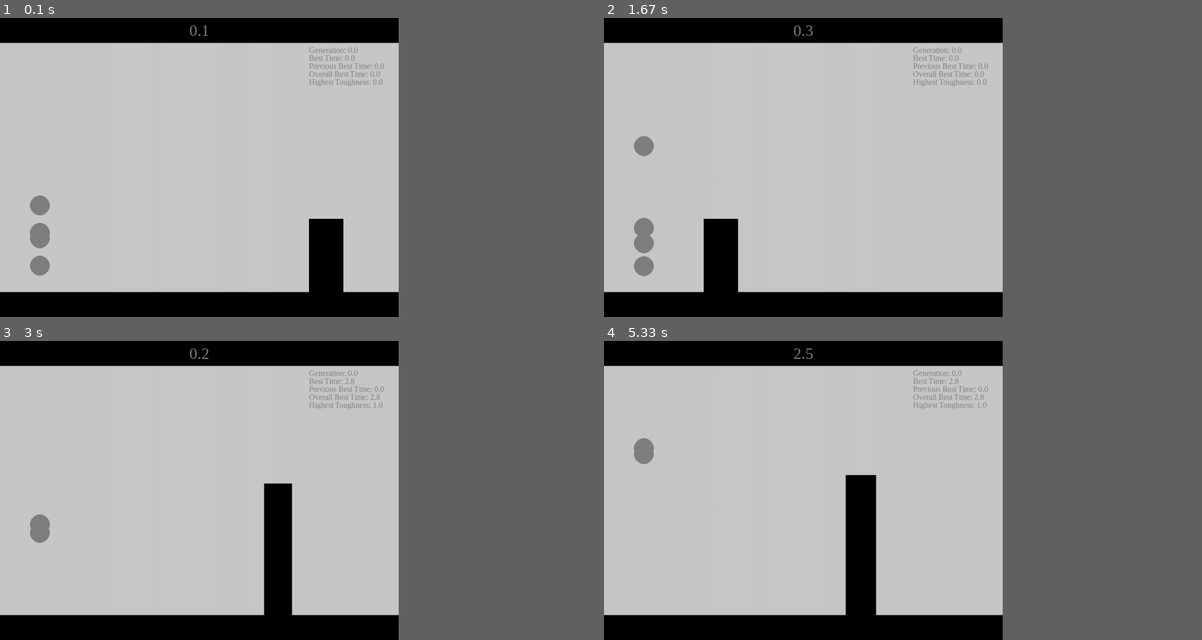
Above: before the commit, frames 1-4 (two rows, left to right).
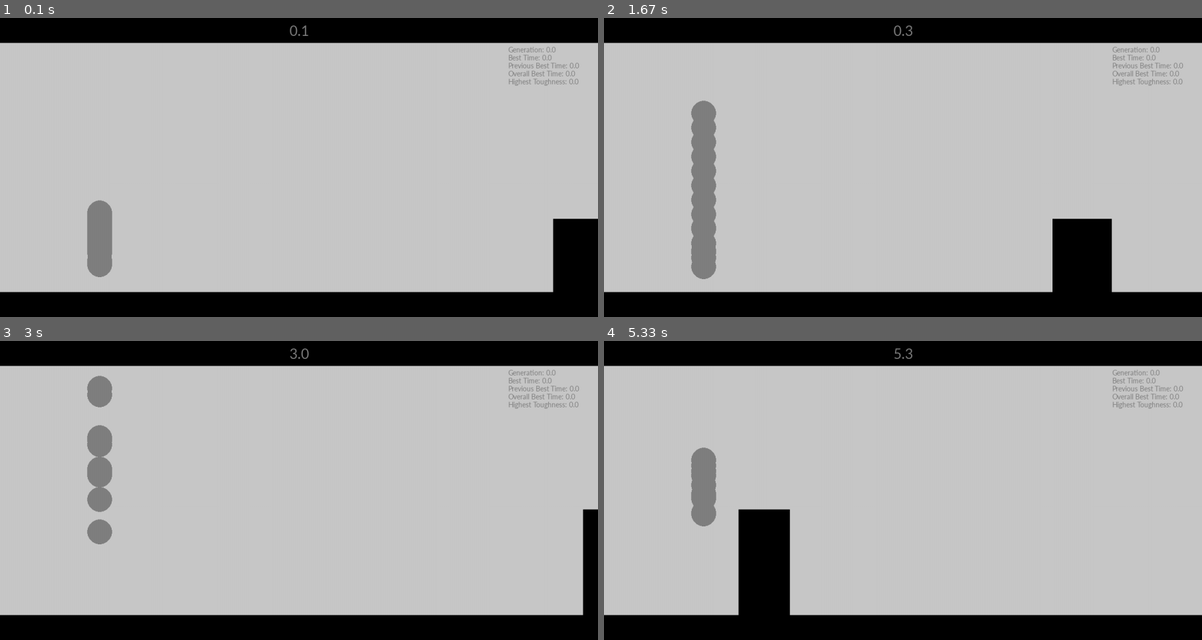
Above: after the commit, the same moments.

Repository: philmuri/GA-project
Game: pygame game, started from game_logic.py
The game is run twice, just before and just after one commit, with the same random seed, the same clock (stepped at 60 frames per second) and the same inputs.
Inputs:
- Up to frame 1 (0.1 s): no input
- Up to frame 2 (1.67 s): hold P 0.33-0.8 s
- Up to frame 3 (3 s): hold P 1.83-2.3 s
- Up to frame 4 (5.33 s): tap P at 3.33 s; hold P 4.67-5.13 s
In our replay, the window is 600x450 before the commit and 900x450 after it. These sizes can differ from the game's own. Grey fills any space a smaller window leaves; there, only what the larger window draws over its background counts as a difference.

The runs differ from the first frame. In frame 1, 11% of the frame differs, in the area x 5-100%, y 0-100%; in frame 2, 13%; in frame 3, 11%; in frame 4, 13%.

Commit message:
refactor: some initial refactoring with autopep8

Diff:
--- a/game_logic.py
+++ b/game_logic.py
@@ -6,17 +6,18 @@
 from typing import List, Dict, Any
 from pathlib import Path
 
-# Constants: Game
-WIDTH, HEIGHT = 800, 600
+# Global Variables
+WIDTH = 1200
+HEIGHT = 600
 BASE_HEIGHT = 50
 
-OBSTACLE_WIDTH_MIN = 50
-OBSTACLE_WIDTH_MAX = 100
+OBSTACLE_WIDTH_MIN = 100
+OBSTACLE_WIDTH_MAX = 150
 OBSTACLE_HEIGHT_MIN = 50
 OBSTACLE_HEIGHT_MAX = 300
 
-PLAYER_START_POSITION = 80
-PLAYER_RADIUS = 20
+PLAYER_START_POSITION = 200
+PLAYER_RADIUS = 25
 PLAYER_JUMP_COOLDOWN = 0.25
 
 BG_COLOR = (200, 200, 200)
@@ -26,17 +27,17 @@
 PLAYER_DEATH_COLOR = (255, 0, 0)
 FONT_COLOR = (128, 128, 128)
 FONT_SIZE = 16
-FONT_TYPE = 'Times New Roman'
-
-OBSTACLE_SPEED = 15
+FONT_TYPE = 'Calibri'
+
+OBSTACLE_SPEED = 10
 GRAVITY = 0.5
 JUMP_FORCE = -10
 
-GAME_FPS = 120
-
-# Constants: Genetic Algorithm
-POPULATION_SIZE = 4
-MUTATION_RATE = 1
+GAME_FPS = 90
+
+# Global Variables: GA
+POPULATION_SIZE = 30
+MUTATION_RATE = 0.5
 MUTATION_SIZE_FACTOR = 1
 KEEP_PARENTS = 2
 
@@ -51,7 +52,8 @@
         self.jump_cooldown = PLAYER_JUMP_COOLDOWN
         self.last_jump_time = 0
         self.color = PLAYER_COLOR
-        self.genes = genes # for now its content are not explicit, but it must always be structured as a List[int] where [dist_rule, height_rule, jumpforce_rule]
+        # for now its content are not explicit, but it must always be structured as a List[int] where [dist_rule, height_rule, jumpforce_rule]
+        self.genes = genes
         self.init_time = time.time()
         self.is_animating = False
         self.animation_start_time = 0
@@ -60,13 +62,12 @@
         self.time_alive = 0
         self.toughness = toughness
 
-
     def draw(self, screen, color):
         """
         Draw the player in its current position or according to an animation.
         """
         if self.is_animating:
-            self.animation(screen) # separate draw animation
+            self.animation(screen)  # separate draw animation
         else:
             pg.draw.circle(screen, color, (self.x, self.y), self.radius)
 
@@ -76,7 +77,7 @@
         Also handles genetic algorithm player motion by calling jump() when should_jump() is True.
         """
         if self.is_animating:
-            pass # disable physics on animating player
+            pass  # disable physics on animating player
         else:
             self.gravity()
             self.y += self.vy
@@ -90,11 +91,12 @@
         """
         Simulate game physics as a constant gravitational downforce and player and base interaction.
         """
-        if self.y >= HEIGHT - BASE_HEIGHT - self.radius and self.vy >= 0: # if player near (or under) ground while having downward or no velocity, terminate jump and reset player to ground level with zero velocity
+        if self.y >= HEIGHT - BASE_HEIGHT - self.radius and self.vy >= 0:  # if player near (or under) ground while having downward or no velocity, terminate jump and reset player to ground level with zero velocity
             self.y = HEIGHT - BASE_HEIGHT - self.radius
             self.vy = 0
             self.is_jumping = False
-        else: # if in air and upward velocity, act with gravity (downward constant acceleration)
+        # if in air and upward velocity, act with gravity (downward constant acceleration)
+        else:
             self.vy += GRAVITY
 
     def jump(self):
@@ -112,26 +114,32 @@
         Handle collision events by evaluating player-obstacle Euclidean distance and player-roof distance.
         Returns True if colliding.
         """
-        dx = self.x - max(obstacle.x, min(self.x, obstacle.x + obstacle.width)) # a smart way to get the nearest x-coordinate of the obstacle to the player's center
-        dy = self.y - max(obstacle.y, min(self.y, obstacle.y + obstacle.height))
+        dx = self.x - max(obstacle.x, min(self.x, obstacle.x + obstacle.width)
+                          )  # a smart way to get the nearest x-coordinate of the obstacle to the player's center
+        dy = self.y - max(obstacle.y, min(self.y,
+                          obstacle.y + obstacle.height))
         dist = dx**2 + dy**2
-        return dist < self.radius**2 or self.y <= BASE_HEIGHT # also handles roof collision
-
-    def should_jump(self, obstacle): # for GA training only
+        return dist < self.radius**2 or self.y <= BASE_HEIGHT  # also handles roof collision
+
+    def should_jump(self, obstacle):  # for GA training only
         """
         Jump logic for genetic algorithm training, based on player proximity to obstacle in x and y direction (separately).
         This introduces functionality to the genes in the player chromosome and is the basis for the evolution process.
         (NOTE: for genetic algorithm part only)
         """
-        dist = obstacle.x - self.x # + when left of obstacle, - right when player center crossing obstacle
-        height_diff = self.y - obstacle.y # + when below obstacle, - when player center crossing above obstacle
-        if (dist + obstacle.width >= 0 and dist <= self.genes[0]): # player ignores current obstacle distance once the center passes its right side. player jumps before then only if also its distance to obstacle is less than the gene-specified value
+        dist = obstacle.x - \
+            self.x  # + when left of obstacle, - right when player center crossing obstacle
+        # + when below obstacle, - when player center crossing above obstacle
+        height_diff = self.y - obstacle.y
+        # player ignores current obstacle distance once the center passes its right side. player jumps before then only if also its distance to obstacle is less than the gene-specified value
+        if (dist + obstacle.width >= 0 and dist <= self.genes[0]):
             return True
-        if (height_diff >= self.genes[1]): # if player is sufficiently below an obstacle, jump
+        # if player is sufficiently below an obstacle, jump
+        if (height_diff >= self.genes[1]):
             return True
         return False
 
-    def kill(self): # if kill is called, player object enters is_animating state and will cease to update() while draw() has a custom behavior (in this case moving with obstacle speed)
+    def kill(self):  # if kill is called, player object enters is_animating state and will cease to update() while draw() has a custom behavior (in this case moving with obstacle speed)
         """
         Kill a player by toggling the is_animating flag to True, which subsequently disables its physics in the update() method and enables a death animation in draw().
         Also sets the animation_start_time to be used by the animation() method for animation duration measurement.
@@ -150,37 +158,49 @@
             self.is_animating = False
         else:
             self.x -= OBSTACLE_SPEED
-            pg.draw.circle(screen, PLAYER_DEATH_COLOR, (self.x, self.y), self.radius)
+            pg.draw.circle(screen, PLAYER_DEATH_COLOR,
+                           (self.x, self.y), self.radius)
 
     def fitness_score(self):
-        return self.time_alive * (self.toughness + 1)
+        """
+        Fitness function for the genetic algorithm.
+        Currently modulated by the toughness (generations survived) of the player, with initially a large contribution which decays the longer the player has survived.
+        The idea is to favor the surviving player as a parent/solution for a little while longer than one generation on average, so as to counteract the randomness from
+        mutations. As the generations pass and the offspring starts to outperform the surviving player in time_alive, their fitness score should drop to give them less importance.
+        """
+        if self.toughness > 0:
+            return self.time_alive * (1 / self.toughness + 1)
+        else:
+            return self.time_alive
 
 
 class Obstacle:
-    def __init__(self): # obstacle height will be randomized
+    def __init__(self):  # obstacle height will be randomized
         self.width = np.random.randint(OBSTACLE_WIDTH_MIN, OBSTACLE_WIDTH_MAX)
-        self.height = np.random.randint(OBSTACLE_HEIGHT_MIN, OBSTACLE_HEIGHT_MAX)
+        self.height = np.random.randint(
+            OBSTACLE_HEIGHT_MIN, OBSTACLE_HEIGHT_MAX)
         self.x = WIDTH
         self.y = HEIGHT - BASE_HEIGHT - self.height
 
     def draw(self, screen):
-        pg.draw.rect(screen, OBSTACLE_COLOR, (self.x, self.y, self.width, self.height))
+        pg.draw.rect(screen, OBSTACLE_COLOR,
+                     (self.x, self.y, self.width, self.height))
 
     def update(self):
         if self.x + self.width <= 0:
-            self.__init__() # this might be bad practice
+            self.__init__()  # this might be bad practice
         self.x -= OBSTACLE_SPEED
 
 
-def save_data(file_names: List[str], data: List[Any], folder_name: str = None): # list lengths must match
-    if not folder_name: folder_name = 'GA_data'
+# list lengths must match
+def save_data(file_names: List[str], data: List[Any], folder_name: str = 'GA_data'):
     folder_path = Path(folder_name)
     folder_path.mkdir(exist_ok=True)
 
     for n, file_name in enumerate(file_names):
-        with open(folder_path / file_name,'w') as file:
-            for l in data[n]:
-                file.write(str(l) + '\n')
+        with open(folder_path / file_name, 'w') as file:
+            for line in data[n]:
+                file.write(str(line) + '\n')
 
 
 def render_info_text(screen, states: Dict, x: int, y: int):
@@ -189,12 +209,12 @@
     """
     font = pg.font.SysFont(FONT_TYPE, FONT_SIZE)
     for n, (k, v) in enumerate(states.items()):
-        text = font.render(f"{k}: {v:.1f}", True, FONT_COLOR) # Text
+        text = font.render(f"{k}: {v:.1f}", True, FONT_COLOR)  # Text
         y_offset = y + n * FONT_SIZE
         screen.blit(text, (x, y_offset))
 
 
-def render_timer(screen, round_time: str, x: int, y: int):
+def render_timer(screen, round_time: float, x: int, y: int):
     font = pg.font.SysFont(FONT_TYPE, FONT_SIZE * 2)
     text = font.render(f"{round_time:.1f}", True, FONT_COLOR)
     screen.blit(text, text.get_rect(center=(WIDTH//2, BASE_HEIGHT//2)))
@@ -249,15 +269,17 @@
 
             elif event.type == pg.KEYDOWN:
                 if event.key == pg.K_p:
-                        game_paused = not game_paused
-
+                    game_paused = not game_paused
 
         if not game_paused:
             # - Draw game elements each game tick
             screen.fill(BG_COLOR)
-            pg.draw.rect(screen, BASE_COLOR, (0, HEIGHT - BASE_HEIGHT, WIDTH, HEIGHT)) # Ground
-            pg.draw.rect(screen, BASE_COLOR, (0, 0, WIDTH, BASE_HEIGHT)) # Roof
-            render_info_text(screen, ga_states, WIDTH - 180, BASE_HEIGHT + 5) # magic numbers yes
+            pg.draw.rect(screen, BASE_COLOR, (0, HEIGHT -
+                         BASE_HEIGHT, WIDTH, HEIGHT))  # Ground
+            pg.draw.rect(screen, BASE_COLOR,
+                         (0, 0, WIDTH, BASE_HEIGHT))  # Roof
+            render_info_text(screen, ga_states, WIDTH - 180,
+                             BASE_HEIGHT + 5)  # magic numbers yes
             render_timer(screen, round_time, 0, 0)
             # - Update players and obstacle
             for player in population:
@@ -275,12 +297,14 @@
 
             # - Handle case when all players are dead
             if all(player.is_dead for player in population):
-                game_paused = True # NOTE: not necessary anymore
 
                 # -- GENETIC ALGORITHM: Evolve current generation and intialize new generation --
-                best_players = heapq.nlargest(KEEP_PARENTS, population, key=lambda player: (player.fitness_score()))
-                best_times = [best_player.time_alive for best_player in best_players]
-                best_genes = [best_player.genes for best_player in best_players]
+                best_players = heapq.nlargest(
+                    KEEP_PARENTS, population, key=lambda player: (player.fitness_score()))
+                best_times = [
+                    best_player.time_alive for best_player in best_players]
+                best_genes = [
+                    best_player.genes for best_player in best_players]
 
                 # - Update all player toughness (NOTE: Temporary implementation until I find a 'cleaner' way)
                 new_toughness = [0] * len(population)
@@ -292,14 +316,20 @@
                     new_toughness[i] = player.toughness
 
                 # - Store data
-                best_solution_times.append([n_generation, id(best_players), best_times, best_genes])
-                genes_over_generations.append([n_generation, [[id(player), player.genes[:]] for player in population]])
-                times_over_generations.append([n_generation, [[id(player), player.time_alive] for player in population]])
-                toughness_over_generations.append([n_generation, [[id(player), player.toughness] for player in population]])
+                best_solution_times.append(
+                    [n_generation, id(best_players), best_times, best_genes])
+                genes_over_generations.append(
+                    [n_generation, [[id(player), player.genes[:]] for player in population]])
+                times_over_generations.append(
+                    [n_generation, [[id(player), player.time_alive] for player in population]])
+                toughness_over_generations.append(
+                    [n_generation, [[id(player), player.toughness] for player in population]])
 
                 # - Update text display info variables
-                if n_generation > 0: previous_best_solution = max(best_solution_times[-2][2])
-                overall_best_solution = max([max(solution[2]) for solution in best_solution_times])
+                if n_generation > 0:
+                    previous_best_solution = max(best_solution_times[-2][2])
+                overall_best_solution = max(
+                    [max(solution[2]) for solution in best_solution_times])
                 ga_states["Generation"] = n_generation
                 ga_states["Best Time"] = max(best_times)
                 ga_states["Previous Best Time"] = previous_best_solution
@@ -308,7 +338,8 @@
 
                 # - Crossover
                 for player in population:
-                    player.genes = list(np.mean(np.array(best_genes), axis=0)) # use average for chromosome crossover
+                    # use average for chromosome crossover
+                    player.genes = list(np.mean(np.array(best_genes), axis=0))
 
                 # - Mutations
                 mutated_genes = []
@@ -316,9 +347,13 @@
                     for n in range(len(player.genes)):
                         if np.random.rand() <= MUTATION_RATE:
                             if n <= 1:
-                                player.genes[n] += int(np.random.normal(0, 2 * MUTATION_SIZE_FACTOR)) # TBD: the lower and upper limits should be constants with appropriate name
+                                # TBD: the lower and upper limits should be constants with appropriate name
+                                player.genes[n] += int(np.random.normal(0,
+                                                       2 * MUTATION_SIZE_FACTOR))
                             if n == 2:
-                                player.genes[n] += int(np.random.normal(0, 1 * MUTATION_SIZE_FACTOR)) # 1 st.dev. is roughly [-4, 4]
+                                # 1 st.dev. is roughly [-4, 4]
+                                player.genes[n] += int(np.random.normal(0,
+                                                       1 * MUTATION_SIZE_FACTOR))
                     mutated_genes.append(player.genes[:])
 
                 # - Reset attributes (NOTE: dirty method for now; TBD: add reset methods to each class that properly and safely handle attribute resetting)
@@ -329,8 +364,6 @@
                 n_generation += 1
                 round_time = 0
 
-                game_paused = False
-
             pg.display.flip()
 
         game_tick = clock.tick(GAME_FPS)
@@ -338,64 +371,6 @@
 
     pg.quit()
     sys.exit()
-
-
-
-
-# -- STANDARD GAME --
-def reset_game(player, obstacle):
-    player.__init__()
-    obstacle.__init__()
-
-
-def run_game():
-    # Initialize game
-    pg.init()
-    clock = pg.time.Clock()
-    player = Player()
-    obstacle = Obstacle()
-    screen = pg.display.set_mode((WIDTH, HEIGHT))
-    pg.display.set_caption("Obstacle Jumping")
-
-    # Run game
-    game_running = True
-    game_paused = False
-
-    while game_running: # handle game events first
-        for event in pg.event.get():
-            if event.type == pg.QUIT:
-                game_running = False
-            elif event.type == pg.KEYDOWN:
-                if event.key == pg.K_SPACE:
-                    player.jump()
-                elif event.key == pg.K_p:
-                    game_paused = not game_paused
-
-        if not game_paused:
-
-            screen.fill(BG_COLOR)
-            pg.draw.rect(screen, BASE_COLOR, (0, HEIGHT - BASE_HEIGHT, WIDTH, HEIGHT)) # draw baseplate
-
-            # Update game objects: update player position, update obstacle position
-            player.update()
-            obstacle.update()
-
-            # Handle collision event
-            if player.is_colliding(obstacle):
-                time.sleep(1)
-                reset_game(player, obstacle)
-
-            # Draw objects
-            player.draw(screen)
-            obstacle.draw(screen)
-
-            pg.display.flip() # update screen display
-
-        clock.tick(60) # frames per second
-
-    pg.quit()
-    sys.exit()
-
 
 
 if __name__ == '__main__':
@@ -411,6 +386,11 @@
 - Error handling:
     - KEEP_PARENTS <= POPULATION_SIZE
     - Negative inputs and general non-physical inputs can be treated later (if ever...)
+
+
+- IMPORTANT: Add another gene being the height to the ceiling
+- IMPORTANT: If this still doesn't train properly, replace current fitness function with actual neural network structure. See https://github.com/felschatz/Sloppy-Block/blob/master/bird.py
+
 - Initialize players with a unique random color tied to their memory address (accessible with id(player))
 - DATA: Define function that creates folder and stores a csv style file (using pandas) containing the following columns for EACH player ID (us eid() for unique identifier from memory address):
     - Generations: Current generation (row 1 is generation 1, row 2 is 2 and so on)
@@ -422,7 +402,8 @@
     - Best solution time overall
     - Highest toughness overall
     - Highest value of fitness function
-- Add a system that penalizes flying forever + make jump cooldown another gene?
+- Add a system that penalizes flying forever + make jump cooldown another gene?  --> YES
 - Add a GUI for starting game and restarting game. Start game will show up when game is first booted, restart game will shwo up when population is dead (not for genetic algorith part though; here it will just reset() the game state with the improved player genes)
-- Consider what other data can be saved for analysis
+- Make obstacles more difficult. Perhaps adopt the flappy bird style of top and bottom columns with a fixed size for the hole. This would require updating the Obstacle draw method
+
 """
